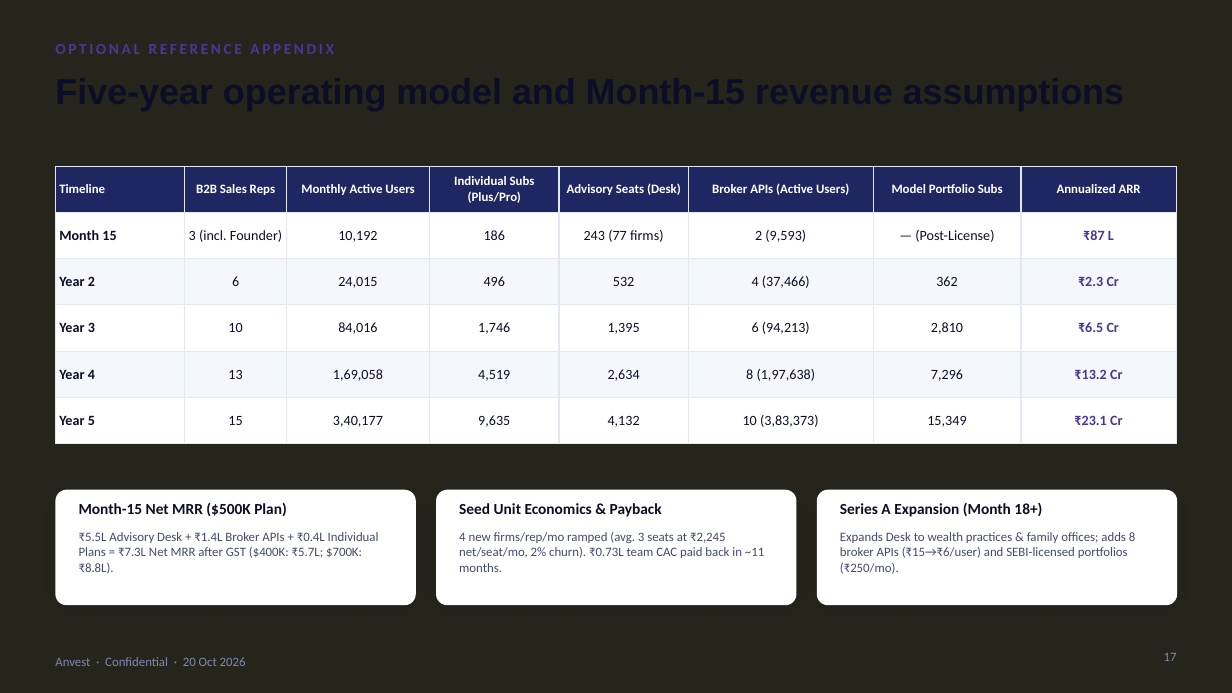
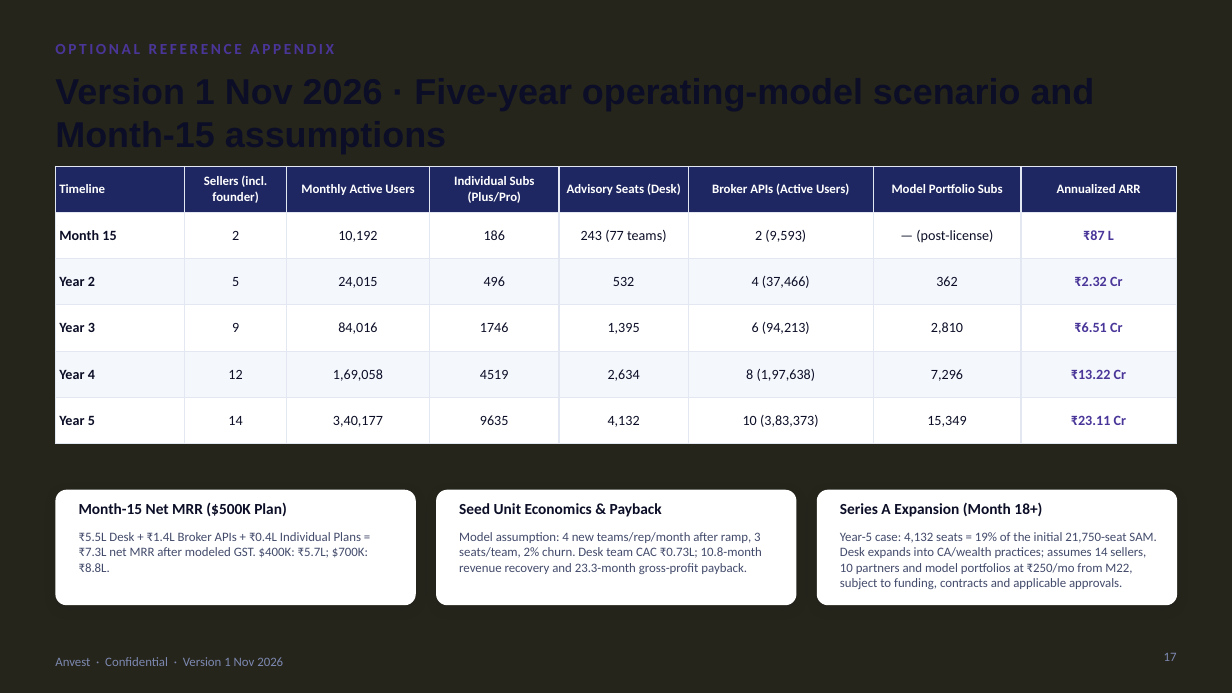
Before and after one commit to harshdeo/strategy, a slide deck: slide 17 of Investor_Materials/Anvest_Seed_Deck.pptx. Drawn at 1232x693 pixels with LibreOffice and Linux fonts; fonts in the diff are those of the drawing; background and template pictures are left out. Boxes give left, top, right and bottom in pixels: in the first picture for what was removed or moved away, otherwise in the second. Text is boxed around its words. In the diff, an @@ line names an element or a change of style, - is before the commit and + after.

Commit message:
Overhaul Anvest investor materials

```diff
--- a/Investor_Materials/Anvest_Seed_Deck.pptx
+++ b/Investor_Materials/Anvest_Seed_Deck.pptx
@@ table at [55,166,1177,444] @@
-row 1, column 2: B2B Sales Reps
+row 1, column 2: Sellers (incl. founder)
-row 2: Month 15 | 3 (incl. Founder) | 10,192 | 186 | 243 (77 firms) | 2 (9,593) | — (Post-License) | ₹87 L
+row 2: Month 15 | 2 | 10,192 | 186 | 243 (77 teams) | 2 (9,593) | — (post-license) | ₹87 L
-row 3, column 2: 6
+row 3, column 2: 5
-row 3, column 8: ₹2.3 Cr
+row 3, column 8: ₹2.32 Cr
-row 4: Year 3 | 10 | 84,016 | 1,746 | 1,395 | 6 (94,213) | 2,810 | ₹6.5 Cr
+row 4: Year 3 | 9 | 84,016 | 1746 | 1,395 | 6 (94,213) | 2,810 | ₹6.51 Cr
-row 5: Year 4 | 13 | 1,69,058 | 4,519 | 2,634 | 8 (1,97,638) | 7,296 | ₹13.2 Cr
+row 5: Year 4 | 12 | 1,69,058 | 4519 | 2,634 | 8 (1,97,638) | 7,296 | ₹13.22 Cr
-row 6: Year 5 | 15 | 3,40,177 | 9,635 | 4,132 | 10 (3,83,373) | 15,349 | ₹23.1 Cr
+row 6: Year 5 | 14 | 3,40,177 | 9635 | 4,132 | 10 (3,83,373) | 15,349 | ₹23.11 Cr
@@ title at [59,184,926,240]: text changed @@
-Five-year operating model and Month-15 revenue assumptions
+Version 1 Nov 2026 · Five-year operating-model scenario and Month-15 assumptions
@@ text at [79,532,368,572]: text changed @@
-₹5.5L Advisory Desk + ₹1.4L Broker APIs + ₹0.4L Individual Plans = ₹7.3L Net MRR after GST ($400K: ₹5.7L; $700K: ₹8.8L).
+₹5.5L Desk + ₹1.4L Broker APIs + ₹0.4L Individual Plans = ₹7.3L net MRR after modeled GST. $400K: ₹5.7L; $700K: ₹8.8L.
@@ text at [459,532,762,574]: text changed @@
-4 new firms/rep/mo ramped (avg. 3 seats at ₹2,245 net/seat/mo, 2% churn). ₹0.73L team CAC paid back in ~11 months.
+Model assumption: 4 new teams/rep/month after ramp, 3 seats/team, 2% churn. Desk team CAC ₹0.73L; 10.8-month revenue recovery and 23.3-month gross-profit payback.
@@ text at [840,532,1156,589]: text changed @@
-Expands Desk to wealth practices & family offices; adds 8 broker APIs (₹15→₹6/user) and SEBI-licensed portfolios (₹250/mo).
+Year-5 case: 4,132 seats = 19% of the initial 21,750-seat SAM. Desk expands into CA/wealth practices; assumes 14 sellers, 10 partners and model portfolios at ₹250/mo from M22, subject to funding, contracts and applicable approvals.
@@ text at [55,657,283,666]: text changed @@
-Anvest · Confidential · 20 Oct 2026
+Anvest · Confidential · Version 1 Nov 2026
```
Also in this commit, not shown: 15 other slides changed, 22 other files.
